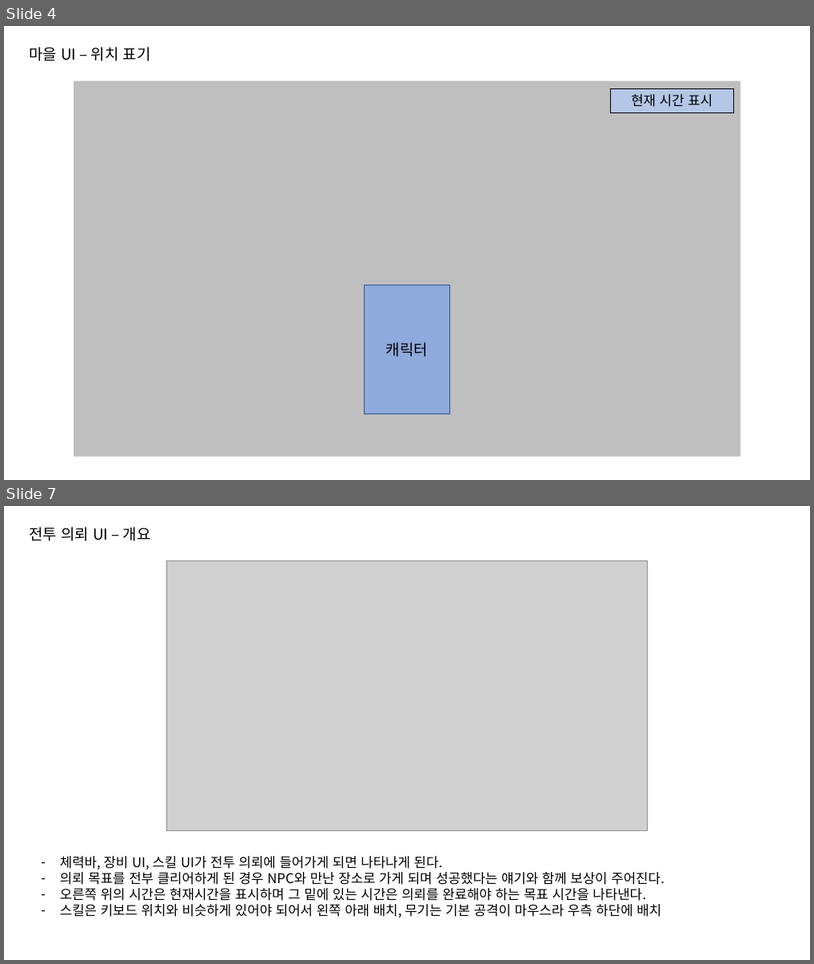
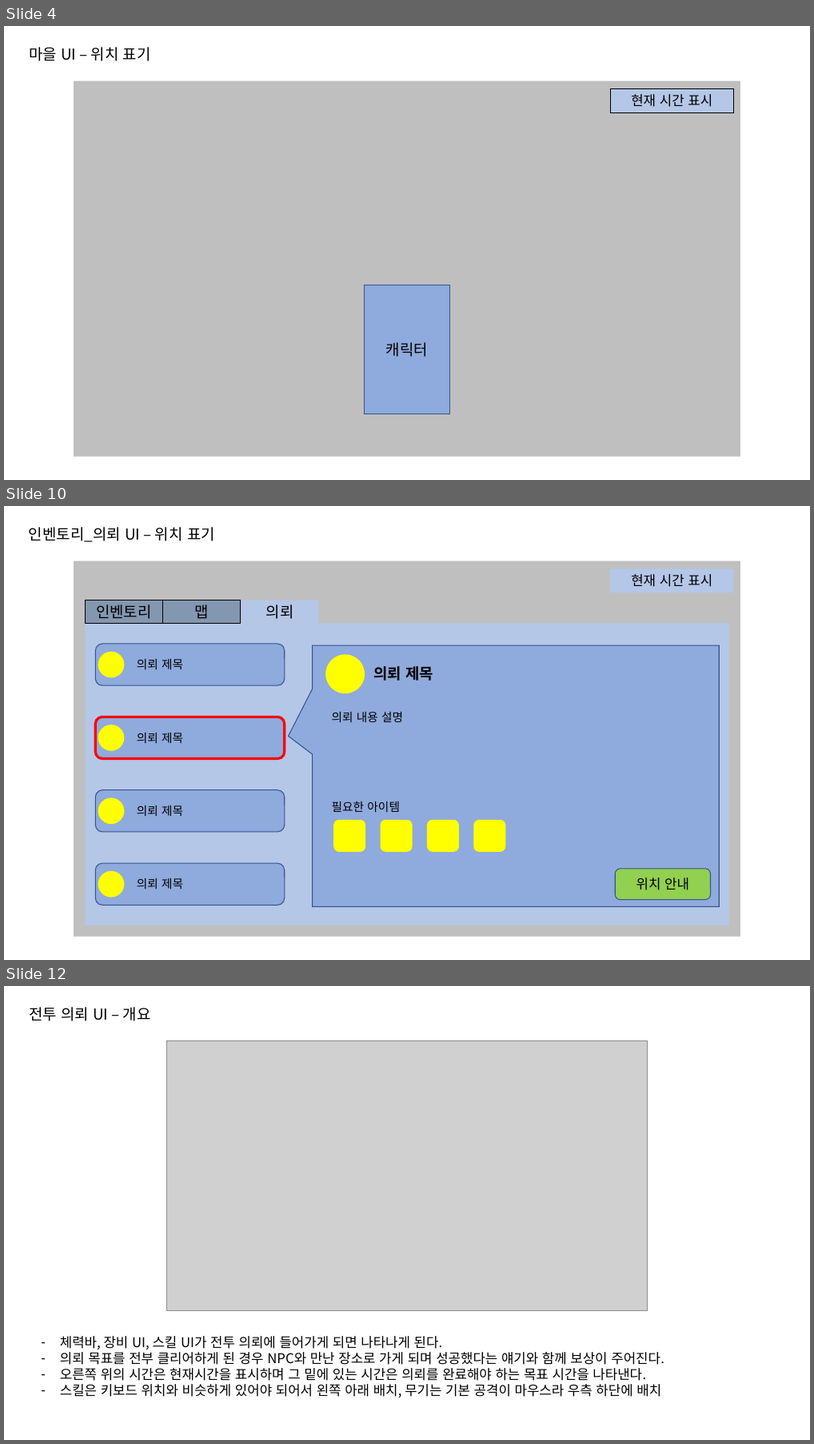
Before and after one commit to go4521304/Backyeah, a slide deck: document/UI기획서초안_ver1.1.pptx. Shown one above the other, each under a label of ours: slides 4 and 7 before the commit, slides 4, 10 and 12 after it; the slides between them are not shown. The pictures are 814x964 and 814x1444 pixels, drawn with LibreOffice and Linux fonts; fonts in the diff are those of the drawing; grey boxes stand for pictures. Boxes give left, top, right and bottom in pixels: in the first picture for what was removed or moved away, otherwise in the second. Text is boxed around its words. In the diff, an @@ line names an element or a change of style, - is before the commit and + after.

```diff
--- a/document/UI기획서초안_ver1.1.pptx
+++ b/document/UI기획서초안_ver1.1.pptx
@@ slide 10 added at (4, 506, 810, 960), background #FFFFFF @@
@@ text added at (29, 527, 215, 542), 18 pt, text #000000 @@
+인벤토리_의뢰 UI – 위치 표기
@@ rectangle added at (74, 561, 741, 936), fill #BFBFBF @@
@@ rectangle added at (610, 569, 734, 592), fill #B4C7E7, 16 pt, text #000000 @@
+현재 시간 표시
@@ rectangle added at (85, 600, 162, 624), fill #8497B0, outline #000000 1 pt, 18 pt, text #000000 @@
+인벤토리
@@ rectangle added at (162, 600, 240, 624), fill #8497B0, outline #000000 1 pt, 18 pt, text #000000 @@
+맵
@@ rectangle added at (241, 600, 318, 624), fill #B4C7E7, 18 pt, text #000000 @@
+의뢰
@@ rectangle added at (85, 624, 730, 925), fill #B4C7E7 @@
@@ rounded rectangle added at (95, 644, 285, 686), fill #8FAADC, outline #325491 1 pt @@
@@ speech box added at (313, 645, 720, 907), fill #8FAADC, outline #325491 1 pt @@
@@ ellipse added at (98, 651, 124, 677), fill #FFFF00 @@
@@ text added at (137, 659, 183, 669), 14 pt, text #000000 @@
+의뢰 제목
@@ ellipse added at (326, 654, 365, 693), fill #FFFF00 @@
@@ text added at (374, 666, 434, 680), 18 pt, text #000000, bold @@
+의뢰 제목
@@ rounded rectangle added at (95, 716, 285, 758), fill #8FAADC, outline #FF0000 3 pt @@
@@ text added at (332, 712, 403, 722), 14 pt, text #000000 @@
+의뢰 내용 설명
@@ ellipse added at (98, 724, 124, 751), fill #FFFF00 @@
@@ text added at (137, 732, 183, 743), 14 pt, text #000000 @@
+의뢰 제목
@@ rounded rectangle added at (95, 790, 285, 832), fill #8FAADC, outline #325491 1 pt @@
@@ ellipse added at (98, 797, 124, 824), fill #FFFF00 @@
@@ text added at (137, 805, 183, 816), 14 pt, text #000000 @@
+의뢰 제목
@@ text added at (332, 801, 400, 812), 14 pt, text #000000 @@
+필요한 아이템
@@ rounded rectangle added at (334, 820, 366, 852), fill #FFFF00 @@
@@ rounded rectangle added at (380, 820, 412, 852), fill #FFFF00 @@
@@ rounded rectangle added at (427, 820, 459, 852), fill #FFFF00 @@
@@ rounded rectangle added at (474, 820, 506, 852), fill #FFFF00 @@
@@ rounded rectangle added at (95, 863, 285, 904), fill #8FAADC, outline #325491 1 pt @@
@@ ellipse added at (98, 871, 124, 896), fill #FFFF00 @@
@@ text added at (137, 878, 183, 888), 14 pt, text #000000 @@
+의뢰 제목
@@ rounded rectangle added at (616, 868, 711, 900), fill #92D050, outline #325491 1 pt, 16 pt, text #000000 @@
+위치 안내
@@ what was slide 7 is now slide 12 @@
```
Also in this commit, not shown: 3 slides changed, 4 other slides added.
